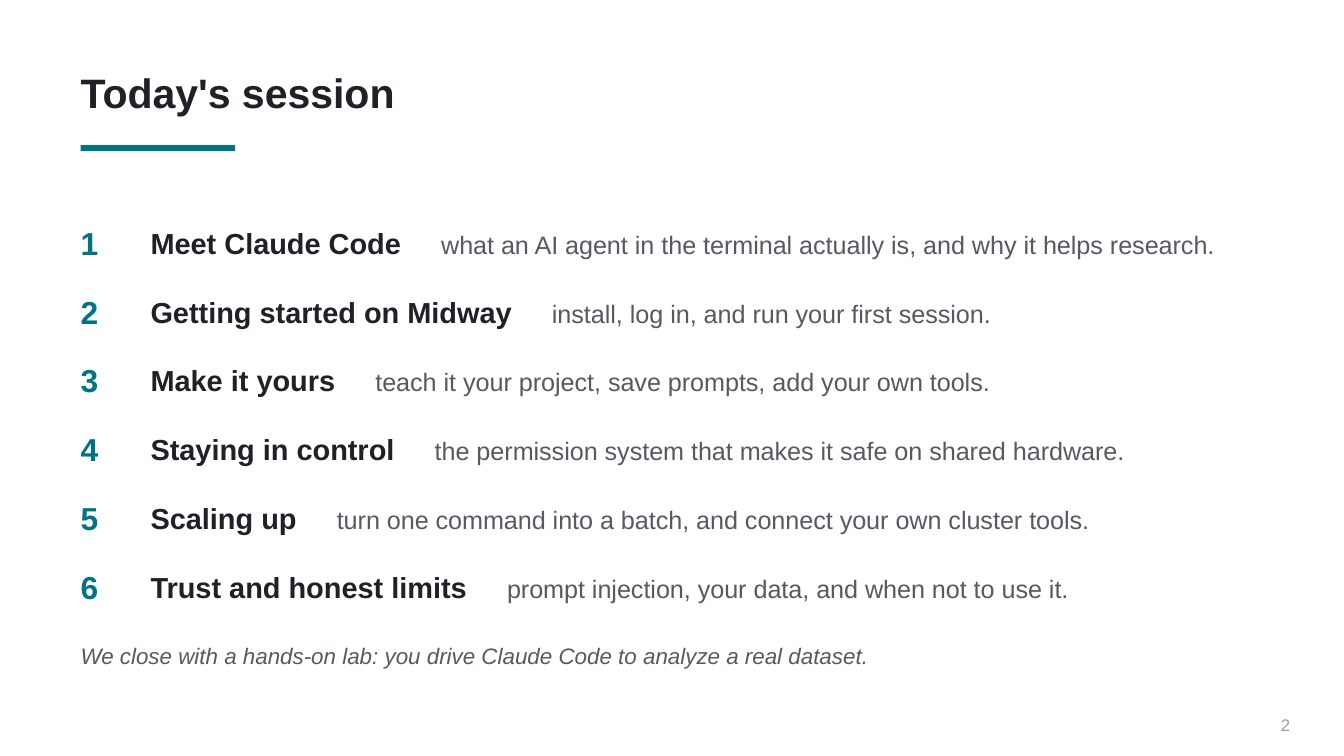
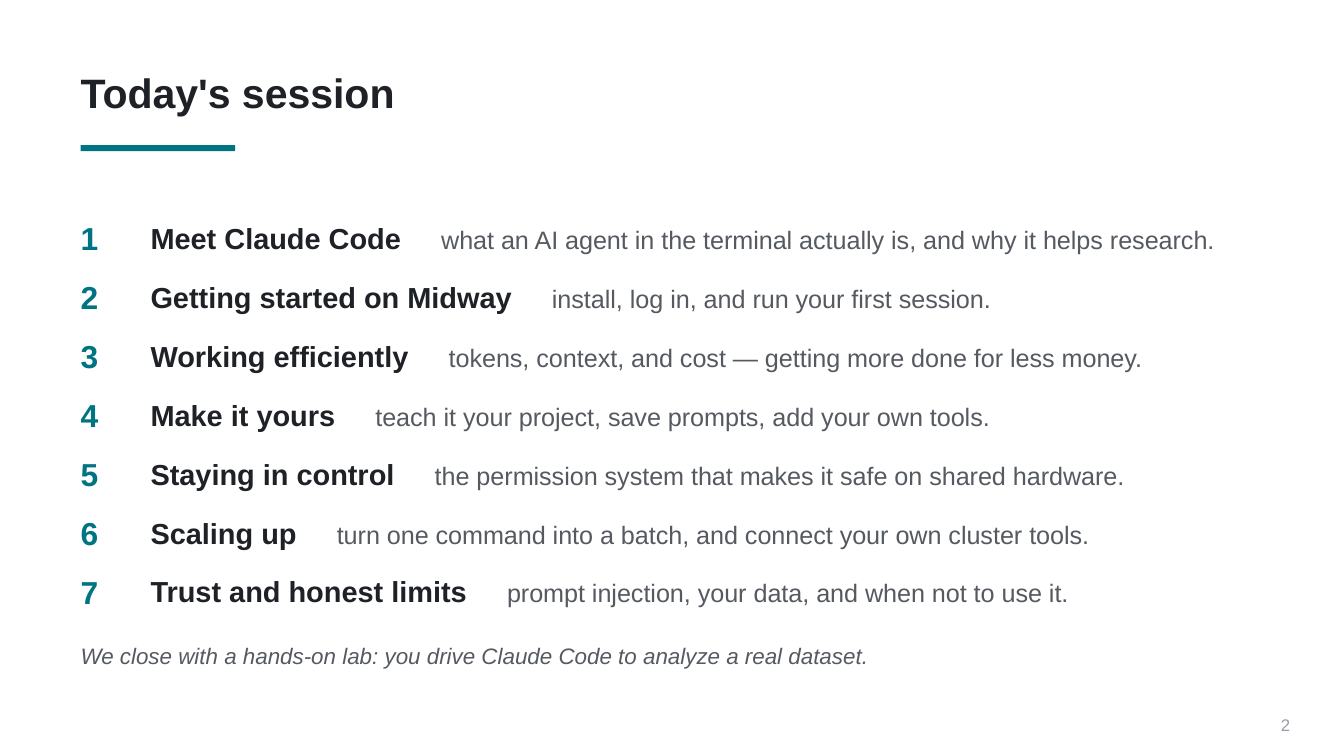
Before and after one commit to PursuitOfDataScience/uchicago-workshops, a slide deck: slide 2 of claude-code-tutorial/claude-code-tutorial.pptx. Drawn at 1344x756 pixels with LibreOffice and Linux fonts; fonts in the diff are those of the drawing. Boxes give left, top, right and bottom in pixels: in the first picture for what was removed or moved away, otherwise in the second. Text is boxed around its words. In the diff, an @@ line names an element or a change of style, - is before the commit and + after.

```diff
--- a/claude-code-tutorial/claude-code-tutorial.pptx
+++ b/claude-code-tutorial/claude-code-tutorial.pptx
@@ text "1": place and size @@
-text "1" at bbox=[81, 233, 99, 255]
+text "1" at bbox=[81, 228, 99, 250]
@@ text "Meet Claude Code what an ...": place and size @@
-text "Meet Claude Code what an ..." at bbox=[151, 233, 1215, 259]
+text "Meet Claude Code what an ..." at bbox=[151, 228, 1215, 254]
@@ text "2": place and size @@
-text "2" at bbox=[81, 302, 99, 324]
+text "2" at bbox=[81, 287, 99, 309]
@@ text "Getting started on Midway install, ...": place and size @@
-text "Getting started on Midway install, ..." at bbox=[151, 302, 991, 328]
+text "Getting started on Midway install, ..." at bbox=[151, 287, 991, 313]
@@ text "3": place and size @@
-text "3" at bbox=[81, 370, 99, 393]
+text "3" at bbox=[81, 346, 99, 369]
@@ text added at bbox=[151, 346, 1142, 372], 13.5 pt, text #555A61 @@
+Working efficiently tokens, context, and cost — getting more done for less money.
@@ text "4": place and size @@
-text "4" at bbox=[81, 439, 99, 461]
+text "4" at bbox=[81, 405, 99, 427]
@@ text "Make it yours teach it ...": place and size @@
-text "Make it yours teach it ..." at bbox=[151, 370, 990, 397]
+text "Make it yours teach it ..." at bbox=[151, 405, 990, 431]
@@ text "5": place and size @@
-text "5" at bbox=[81, 508, 99, 531]
+text "5" at bbox=[81, 464, 99, 487]
@@ text "Staying in control the permission ...": place and size @@
-text "Staying in control the permission ..." at bbox=[151, 439, 1124, 465]
+text "Staying in control the permission ..." at bbox=[151, 464, 1124, 490]
@@ text "6": place and size @@
-text "6" at bbox=[81, 577, 99, 600]
+text "6" at bbox=[81, 523, 99, 546]
@@ text "Scaling up turn one command ...": place and size @@
-text "Scaling up turn one command ..." at bbox=[151, 508, 1089, 534]
+text "Scaling up turn one command ..." at bbox=[151, 523, 1089, 549]
@@ text "Trust and honest limits prompt ...": place and size @@
-text "Trust and honest limits prompt ..." at bbox=[151, 577, 1068, 603]
+text "Trust and honest limits prompt ..." at bbox=[151, 581, 1068, 607]
@@ text added at bbox=[81, 582, 99, 604], 17 pt, text #007482, bold @@
+7
```
Also in this commit, not shown: 29 other slides changed, 5 slides added, 9 other files.
